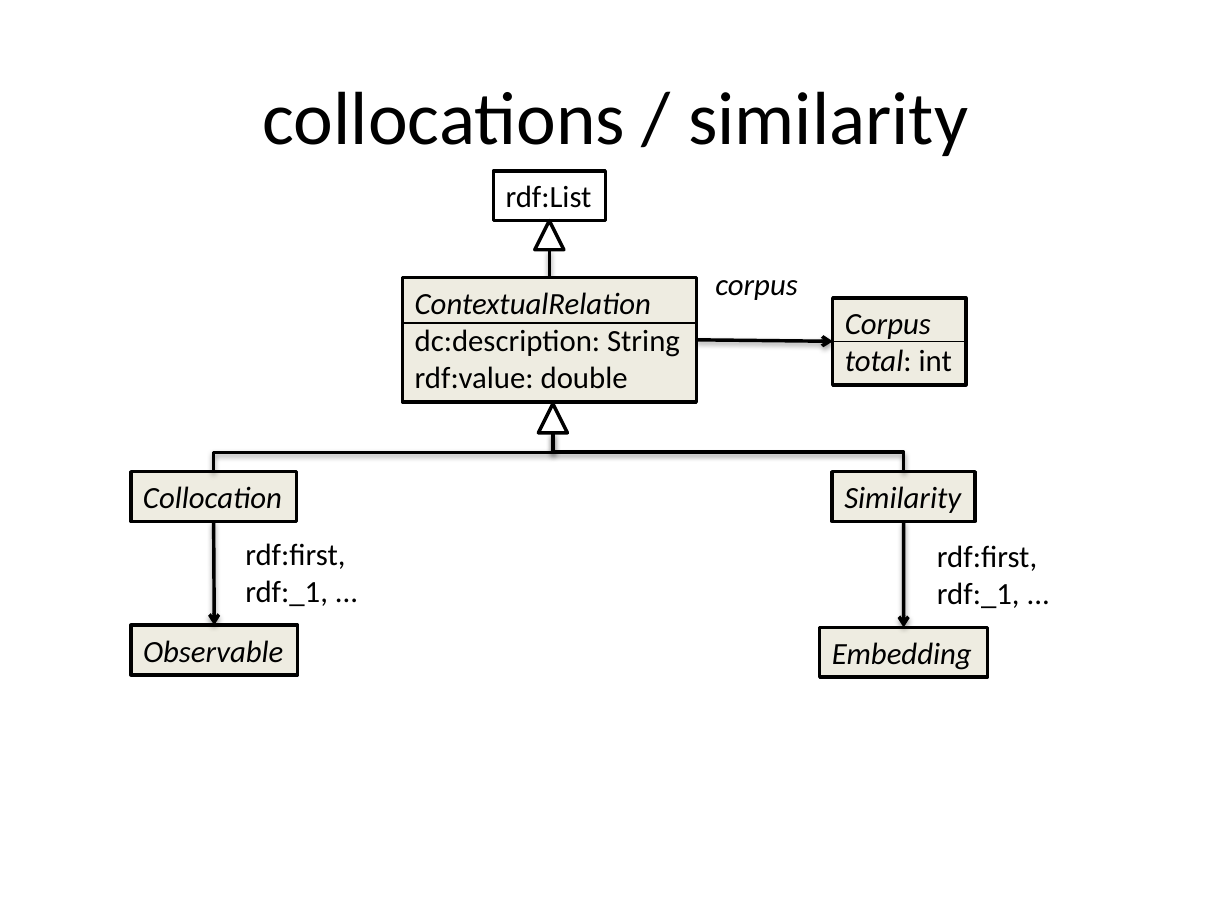
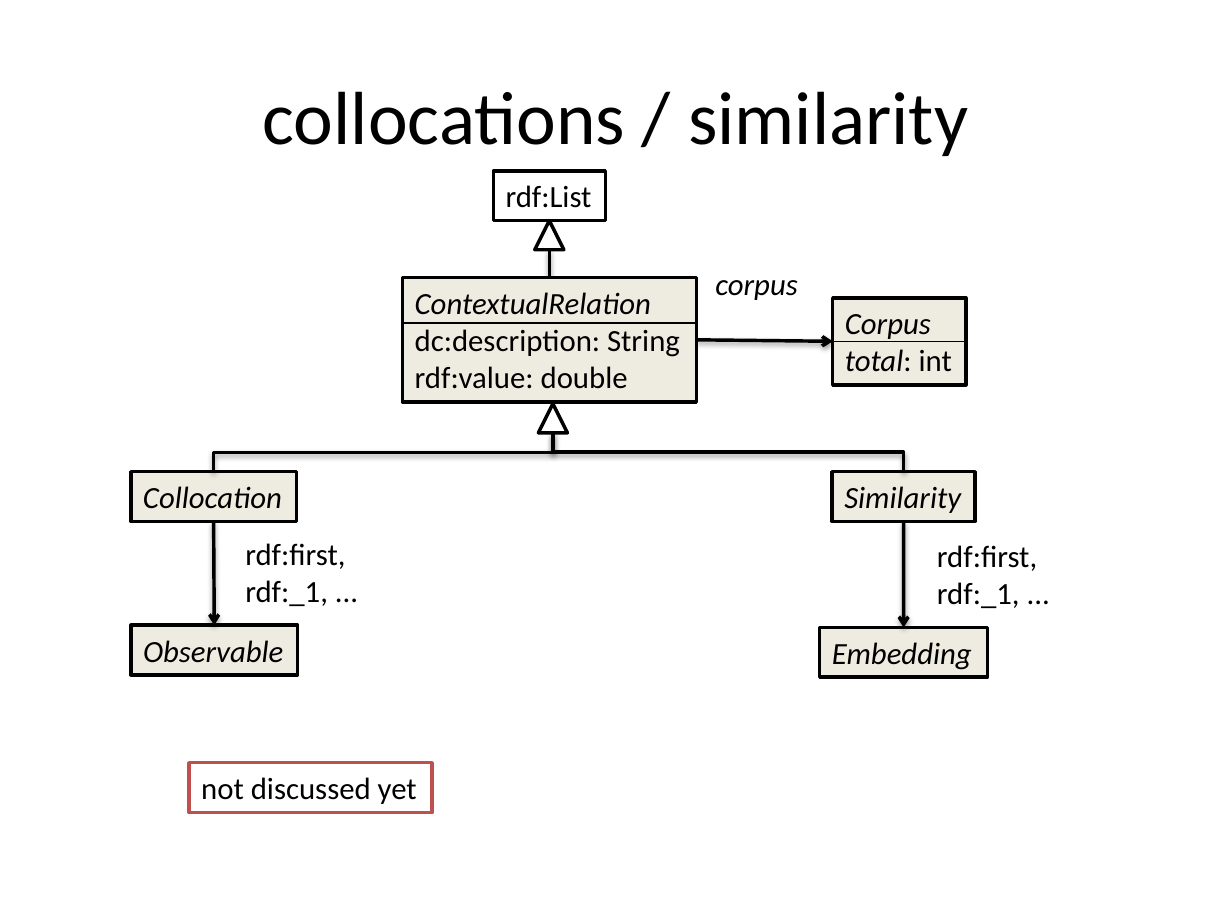
Before and after one commit to ontolex/frequency-attestation-corpus-information, a slide deck: slide 6 of img/source.pptx. Drawn at 1232x924 pixels with LibreOffice and Linux fonts; fonts in the diff are those of the drawing. Boxes give left, top, right and bottom in pixels: in the first picture for what was removed or moved away, otherwise in the second. Text is boxed around its words. In the diff, an @@ line names an element or a change of style, - is before the commit and + after.

```diff
--- a/img/source.pptx
+++ b/img/source.pptx
@@ rectangle added at (190,763,432,812), fill #FFFFFF, outline #C0504D 2 pt, 18 pt, text #000000 @@
+not discussed yet
```
Also in this commit, not shown: 1 other slide changed, 3 slides added.
